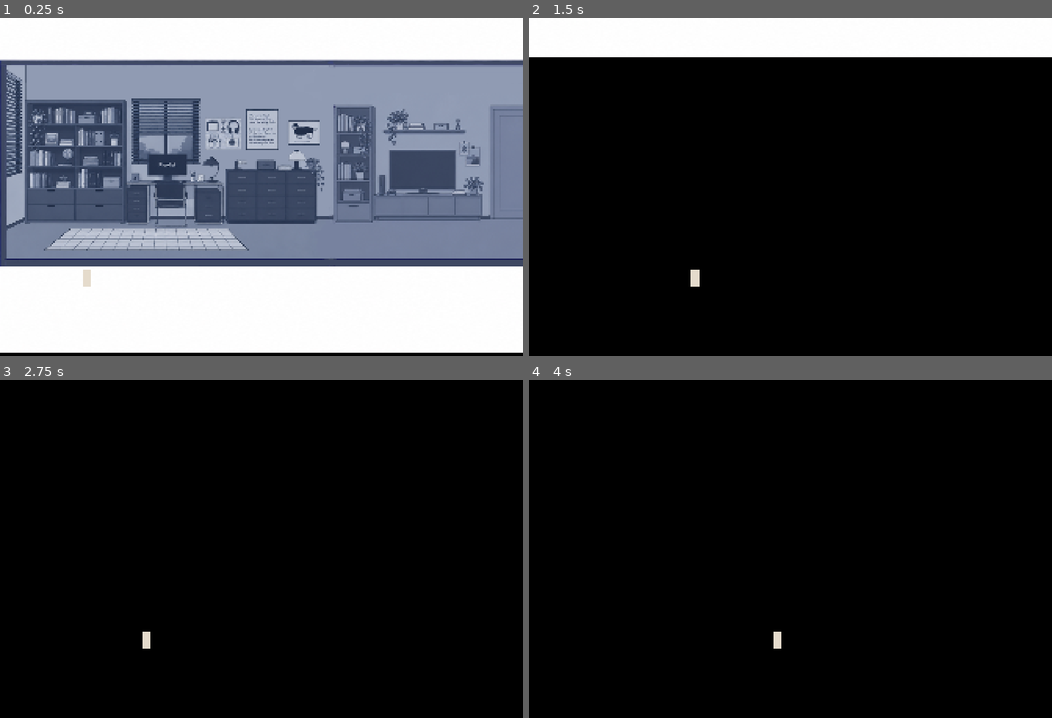
Above: before the commit, frames 1-4 (two rows, left to right).
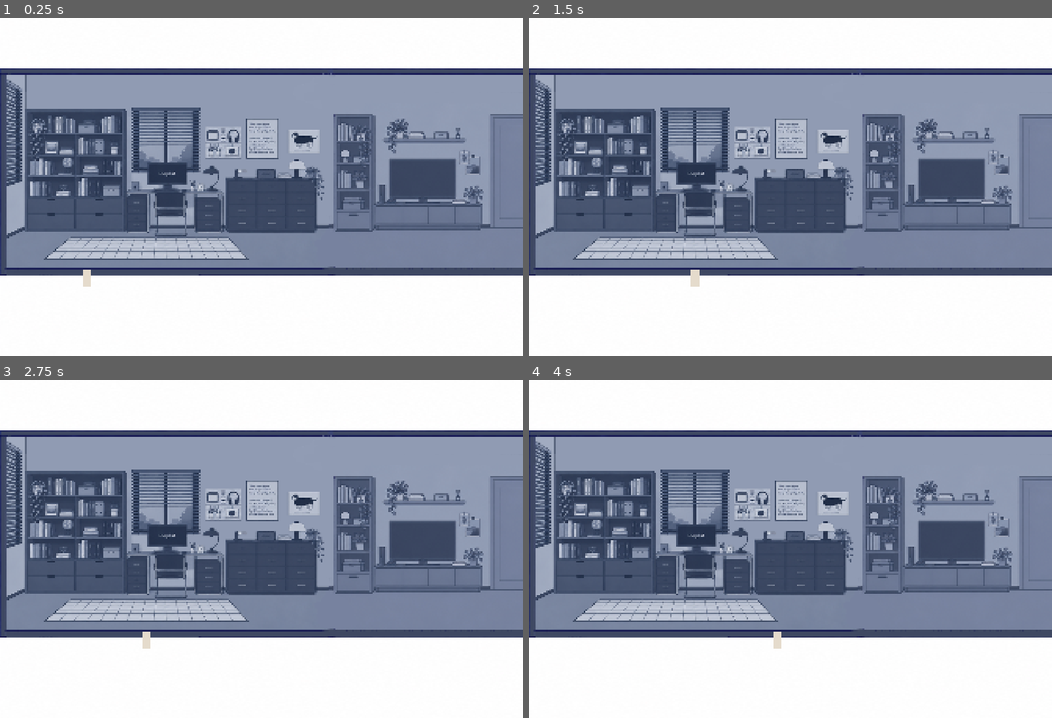
Above: after the commit, the same moments.

Repository: genshi-kotoba/Spine
Game: Godot game, scene res://scenes/c4_floor.tscn
The game is run twice, just before and just after one commit, with the same random seed, the same clock (stepped at 60 frames per second) and the same inputs. This scene is started directly instead of the project's main scene.
Inputs (mouse positions are in pixels of both pictures, inside the frame that each line leads up to):
- Up to frame 1 (0.25 s): no input
- Up to frame 2 (1.5 s): tap Enter at 0.5 s; move the mouse to (905, 170) at 0.52 s; hold D (move_right) 0.53-1.28 s; hold Space (breathe) 0.53-1.28 s; click (905, 170) at 0.67 s; move the mouse to (685, 203) at 1.27 s; hold A (move_left) from 1.28 s (still down); tap T (dialogue_t) at 1.35 s
- Up to frame 3 (2.75 s): move the mouse to (313, 474) at 2.02 s; release A (move_left) at 2.03 s; hold D (move_right) from 2.03 s (still down); hold U (dialogue_u) from 2.03 s (still down)
- Up to frame 4 (4 s): move the mouse to (764, 616) at 2.77 s; release U (dialogue_u) at 2.78 s; tap Y (dialogue_y) at 2.85 s; click (764, 616) at 2.92 s; move the mouse to (947, 599) at 3.52 s; release D (move_right) at 3.53 s; hold A (move_left) from 3.53 s (still down); hold E (interact) from 3.53 s (still down)

The runs differ from the first frame. In frame 1, 27% of the frame differs, in the area x 0-100%, y 12-100%; in frame 2, 88%; in frame 3, 100%, in the area x 0-100%, y 0-100%; in frame 4, 100%.

Commit message:
c4_floor: zero out collision shape offsets, restore lintel/door sizes

Diff:
--- a/scenes/c4_floor.tscn
+++ b/scenes/c4_floor.tscn
@@ -15,10 +15,10 @@
 size = Vector2(20, 817)
 
 [sub_resource type="RectangleShape2D" id="wall_lintel_col"]
-size = Vector2(15, 588.5)
+size = Vector2(20, 497)
 
 [sub_resource type="RectangleShape2D" id="door_col"]
-size = Vector2(192, 490)
+size = Vector2(160, 320)
 
 [node name="C4Floor" unique_id=1644574310 instance=ExtResource("1")]
 player_spawn_position = Vector2(320, 956)
@@ -40,7 +40,6 @@
 position = Vector2(1920, 1008)
 
 [node name="CollisionShape2D" type="CollisionShape2D" parent="Environment/Floor" index="0" unique_id=125620988]
-position = Vector2(-13, -130)
 shape = SubResource("floor_col")
 
 [node name="Ceiling" type="StaticBody2D" parent="Environment" index="1" unique_id=1528691897]
@@ -59,21 +58,18 @@
 position = Vector2(3840, 619.5)
 
 [node name="CollisionShape2D" type="CollisionShape2D" parent="Environment/WallRight" index="0" unique_id=319632341]
-position = Vector2(-6, -19.5)
 shape = SubResource("wall_side_col")
 
 [node name="WallStudyLiving" type="StaticBody2D" parent="Environment" index="4" unique_id=738347366]
 position = Vector2(1280, 459.5)
 
 [node name="CollisionShape2D" type="CollisionShape2D" parent="Environment/WallStudyLiving" index="0" unique_id=1562850513]
-position = Vector2(0, 123.5)
 shape = SubResource("wall_lintel_col")
 
 [node name="WallLivingDining" type="StaticBody2D" parent="Environment" index="5" unique_id=1950024634]
 position = Vector2(2560, 459.5)
 
 [node name="CollisionShape2D" type="CollisionShape2D" parent="Environment/WallLivingDining" index="0" unique_id=1807386638]
-position = Vector2(-2.5, 63.25)
 shape = SubResource("wall_lintel_col")
 
 [node name="Doors" type="Node2D" parent="." index="3" unique_id=995009029]
@@ -90,7 +86,6 @@
 highlight_enabled = true
 
 [node name="CollisionShape2D" type="CollisionShape2D" parent="Doors/BedroomDoor" index="0" unique_id=1869043597]
-position = Vector2(-20, -223)
 shape = SubResource("door_col")
 
 [connection signal="interact_pressed" from="Player" to="Doors/BedroomDoor" method="touched"]
